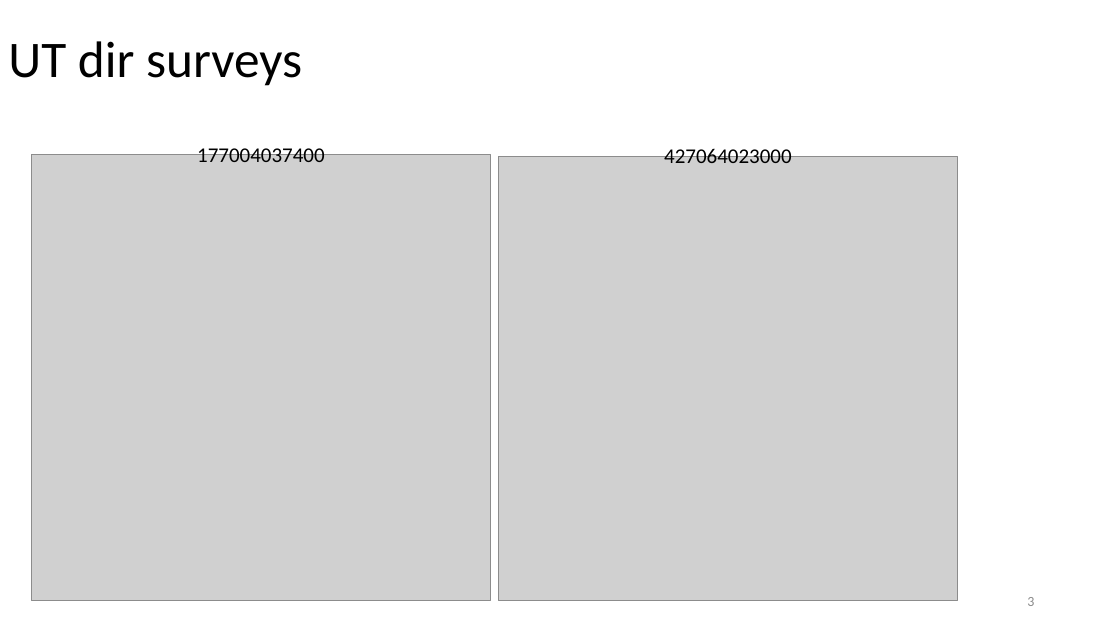
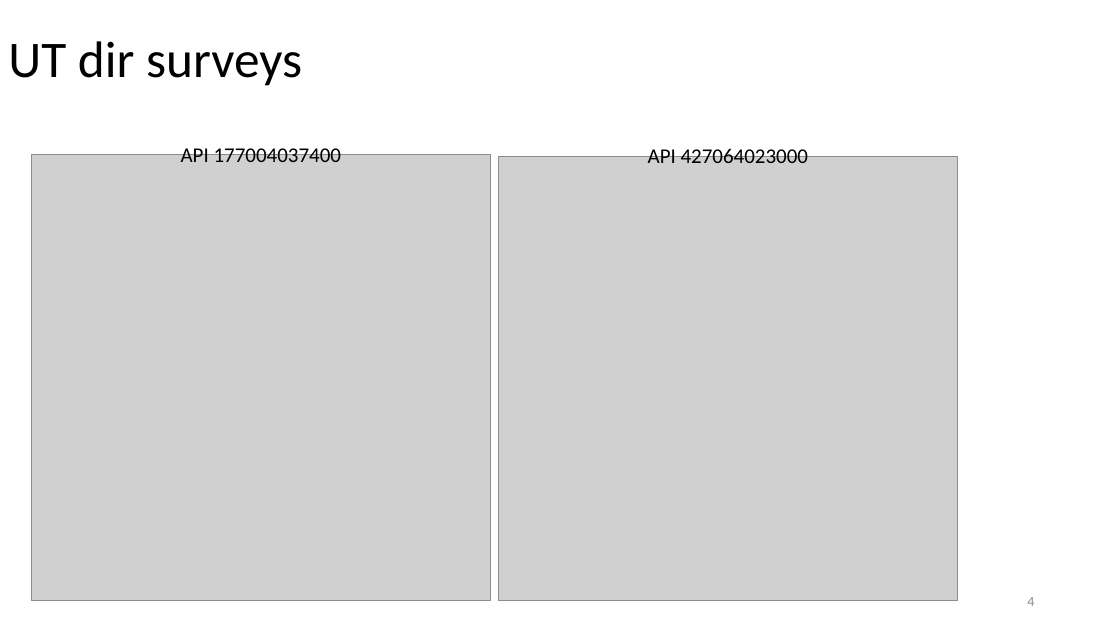
Before and after one commit to misaelmmorales/AutoPetrophysics-GOM-CCS, a slide deck: slide 4 of Updates/2023_12_08_SP500_MisaelMorales.pptx (slide 3 before the commit). Drawn at 1120x630 pixels with LibreOffice and Linux fonts; fonts in the diff are those of the drawing; grey boxes stand for pictures. Boxes give left, top, right and bottom in pixels: in the first picture for what was removed or moved away, otherwise in the second. Text is boxed around its words. In the diff, an @@ line names an element or a change of style, - is before the commit and + after.

```diff
--- a/Updates/2023_12_08_SP500_MisaelMorales.pptx
+++ b/Updates/2023_12_08_SP500_MisaelMorales.pptx
@@ text at (181,145,342,162): text changed @@
-177004037400
+API 177004037400
@@ text at (648,145,809,163): text changed @@
-427064023000
+API 427064023000
@@ page number at (1027,597,1034,606): text changed @@
-3
+4
```
Also in this commit, not shown: 4 other slides changed, 7 slides added, 5 slides removed.
